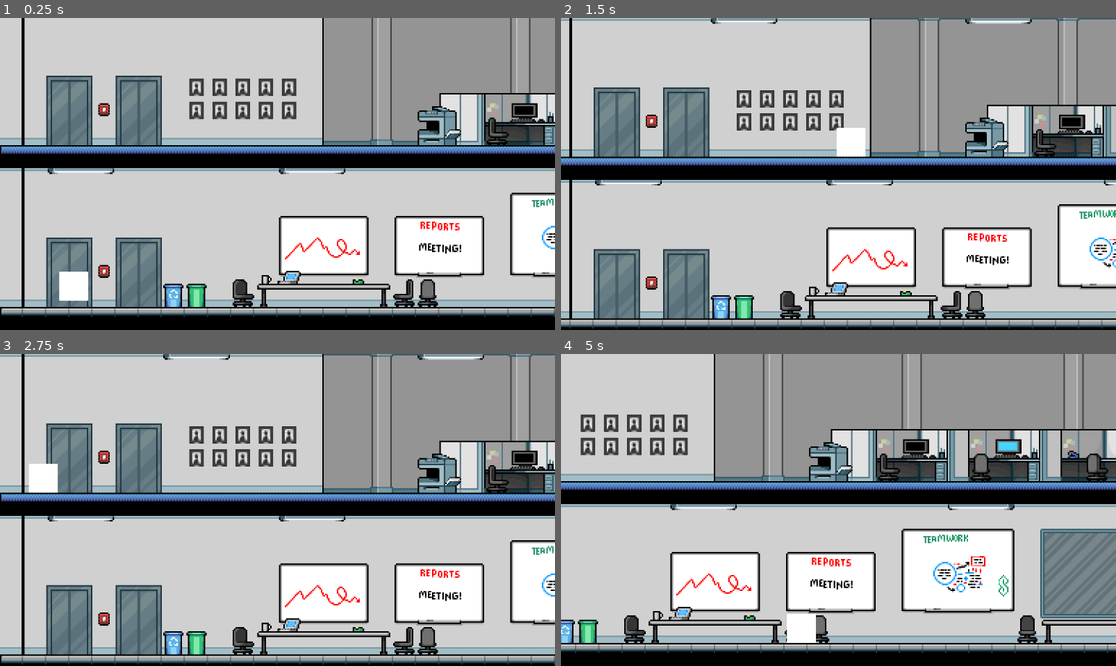
Above: before the commit, frames 1-4 (two rows, left to right).
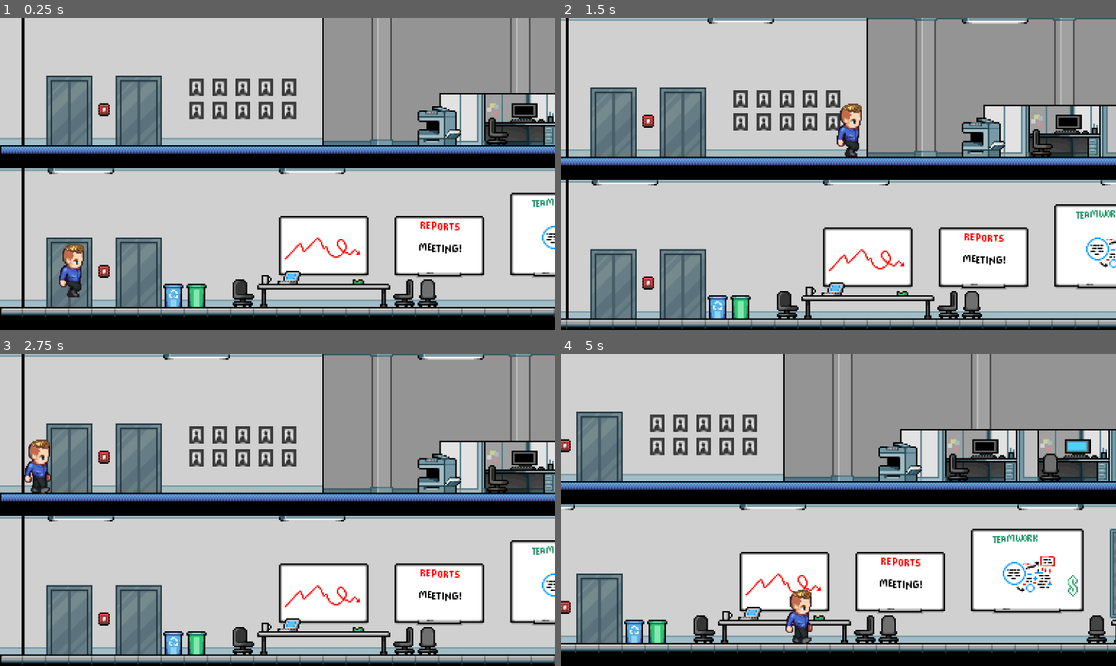
Above: after the commit, the same moments.

Repository: tspr0tege/office-elevator-game
Game: Godot game, scene res://scenes/office_1.tscn
The game is run twice, just before and just after one commit, with the same random seed, the same clock (stepped at 60 frames per second) and the same inputs. This scene is started directly instead of the project's main scene.
Inputs:
- Up to frame 1 (0.25 s): no input
- Up to frame 2 (1.5 s): hold Shift (Run) 0.53-1.28 s; hold Right (ui_right) from 0.53 s (still down); tap Up (ui_up) at 0.77 s; tap Shift (Run) at 1.35 s
- Up to frame 3 (2.75 s): tap Up (ui_up) at 1.52 s; release Right (ui_right) at 2.03 s; hold Left (ui_left) from 2.03 s (still down); hold Shift (Run) from 2.03 s (still down)
- Up to frame 4 (5 s): release Left (ui_left) at 2.78 s; release Shift (Run) at 2.78 s; hold Right (ui_right) 2.78-4.28 s; tap Shift (Run) at 2.85, 4.35 s; tap Up (ui_up) at 3.02, 3.77, 4.52 s; hold Shift (Run) 3.53-4.28 s; hold Left (ui_left) from 4.28 s (still down)

The runs differ from the first frame. In frame 1, 0.8% of the frame differs, in the area x 10-16%, y 72-91%; in frame 2, 15%; in frame 3, 0.8%; in frame 4, 36%, in the area x 0-100%, y 0-94%.

Commit message:
This is the updated character sprite with animation in scene you made

Diff:
--- a/entities/player/player.tscn
+++ b/entities/player/player.tscn
@@ -1,22 +1,99 @@
-[gd_scene load_steps=4 format=3 uid="uid://06shfvuvp2po"]
+[gd_scene load_steps=14 format=3 uid="uid://06shfvuvp2po"]
 
 [ext_resource type="Script" uid="uid://bfsrswn2h46gr" path="res://entities/player/entities_player.gd" id="1_symyc"]
+[ext_resource type="Texture2D" uid="uid://c1c6utmj70kwc" path="res://Character sprites/Male_B/walk.png" id="2_abrql"]
 
 [sub_resource type="RectangleShape2D" id="RectangleShape2D_nva4x"]
+size = Vector2(15, 15)
 
 [sub_resource type="RectangleShape2D" id="RectangleShape2D_symyc"]
 
+[sub_resource type="AtlasTexture" id="AtlasTexture_sglur"]
+atlas = ExtResource("2_abrql")
+region = Rect2(64, 192, 64, 64)
+
+[sub_resource type="AtlasTexture" id="AtlasTexture_bls4j"]
+atlas = ExtResource("2_abrql")
+region = Rect2(128, 192, 64, 64)
+
+[sub_resource type="AtlasTexture" id="AtlasTexture_fkugw"]
+atlas = ExtResource("2_abrql")
+region = Rect2(192, 192, 64, 64)
+
+[sub_resource type="AtlasTexture" id="AtlasTexture_8fjmc"]
+atlas = ExtResource("2_abrql")
+region = Rect2(256, 192, 64, 64)
+
+[sub_resource type="AtlasTexture" id="AtlasTexture_qiwj3"]
+atlas = ExtResource("2_abrql")
+region = Rect2(320, 192, 64, 64)
+
+[sub_resource type="AtlasTexture" id="AtlasTexture_26q78"]
+atlas = ExtResource("2_abrql")
+region = Rect2(384, 192, 64, 64)
+
+[sub_resource type="AtlasTexture" id="AtlasTexture_bectd"]
+atlas = ExtResource("2_abrql")
+region = Rect2(448, 192, 64, 64)
+
+[sub_resource type="AtlasTexture" id="AtlasTexture_wvtmh"]
+atlas = ExtResource("2_abrql")
+region = Rect2(512, 192, 64, 64)
+
+[sub_resource type="SpriteFrames" id="SpriteFrames_7thud"]
+animations = [{
+"frames": [{
+"duration": 1.0,
+"texture": SubResource("AtlasTexture_sglur")
+}, {
+"duration": 1.0,
+"texture": SubResource("AtlasTexture_bls4j")
+}, {
+"duration": 1.0,
+"texture": SubResource("AtlasTexture_fkugw")
+}, {
+"duration": 1.0,
+"texture": SubResource("AtlasTexture_8fjmc")
+}, {
+"duration": 1.0,
+"texture": SubResource("AtlasTexture_qiwj3")
+}, {
+"duration": 1.0,
+"texture": SubResource("AtlasTexture_26q78")
+}, {
+"duration": 1.0,
+"texture": SubResource("AtlasTexture_bectd")
+}, {
+"duration": 1.0,
+"texture": SubResource("AtlasTexture_wvtmh")
+}],
+"loop": true,
+"name": &"default",
+"speed": 7.0
+}]
+
 [node name="Player" type="CharacterBody2D"]
 script = ExtResource("1_symyc")
+
+[node name="CharacterBody2D" type="CharacterBody2D" parent="."]
 
 [node name="CollisionShape2D" type="CollisionShape2D" parent="."]
 shape = SubResource("RectangleShape2D_nva4x")
 
 [node name="Polygon2D" type="Polygon2D" parent="."]
+visible = false
 polygon = PackedVector2Array(-10, -10, 10, -10, 10, 10, -10, 10)
 
 [node name="OnObject" type="Area2D" parent="."]
+visible = false
 
 [node name="CollisionShape2D" type="CollisionShape2D" parent="OnObject"]
 shape = SubResource("RectangleShape2D_symyc")
 debug_color = Color(0, 1, 0, 0.419608)
+
+[node name="AnimatedSprite2D" type="AnimatedSprite2D" parent="."]
+position = Vector2(3.57628e-07, -15)
+scale = Vector2(0.78125, 0.78125)
+sprite_frames = SubResource("SpriteFrames_7thud")
+autoplay = "default"
+frame_progress = 0.463578
